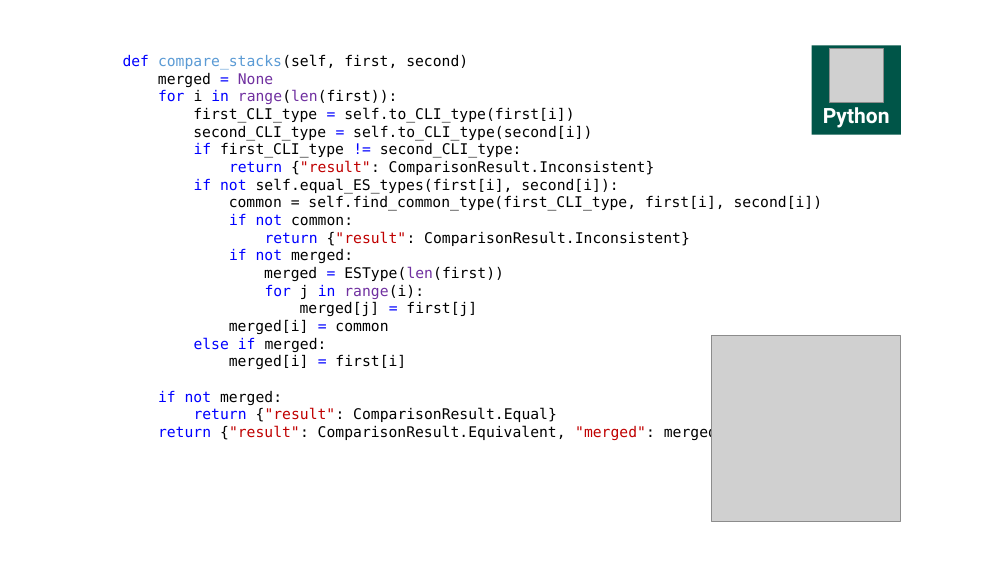
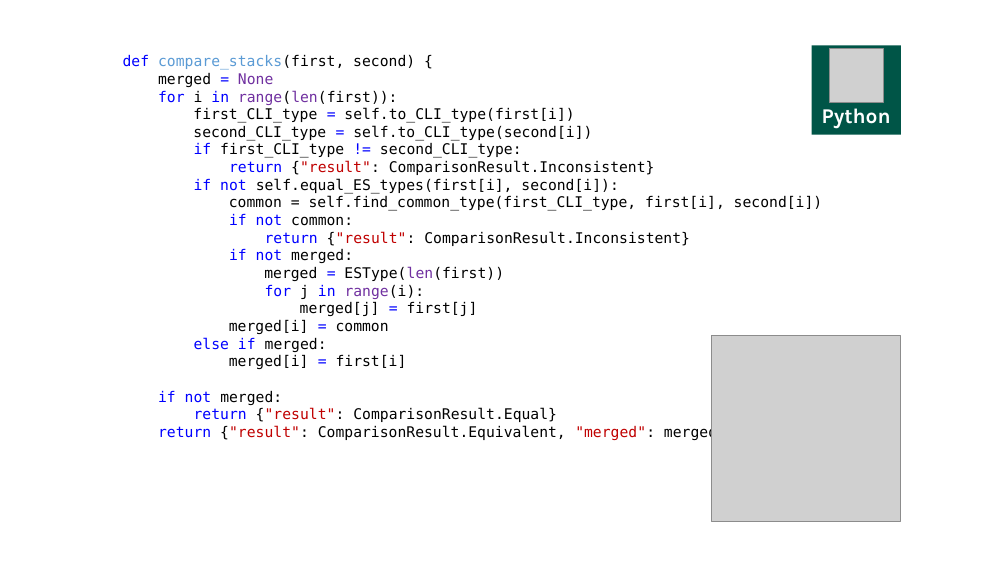
Before and after one commit to kontur-courses/clean-code, a slide deck: slide 68 of clean-code.pptx (slide 63 before the commit). Drawn at 1008x567 pixels with LibreOffice and Linux fonts; fonts in the diff are those of the drawing; grey boxes stand for pictures. Boxes give left, top, right and bottom in pixels: in the first picture for what was removed or moved away, otherwise in the second. Text is boxed around its words. In the diff, an @@ line names an element or a change of style, - is before the commit and + after.

```diff
--- a/clean-code.pptx
+++ b/clean-code.pptx
@@ text at (123, 54, 415, 70): text changed @@
-def compare_stacks(self, first, second)
+def compare_stacks(first, second) {
@@ rectangle "Python" at (812, 45, 901, 135): font Roboto to Karla; fill #005548 to #005547 @@
```
Also in this commit, not shown: 76 other slides changed, 7 slides added, 1 other file.
